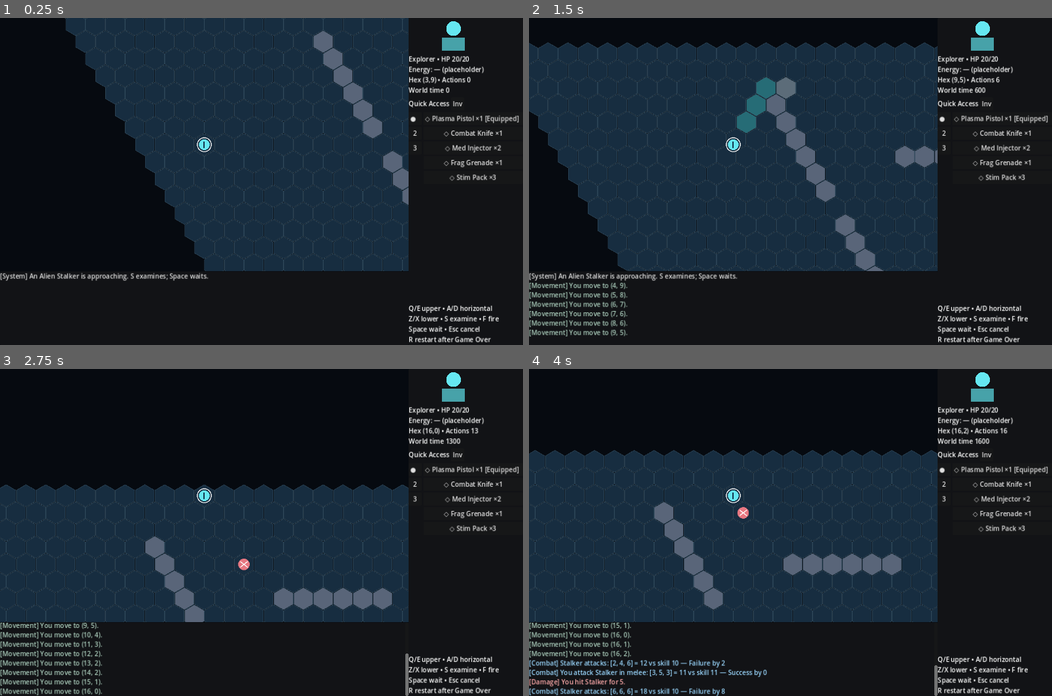
Above: before the commit, frames 1-4 (two rows, left to right).
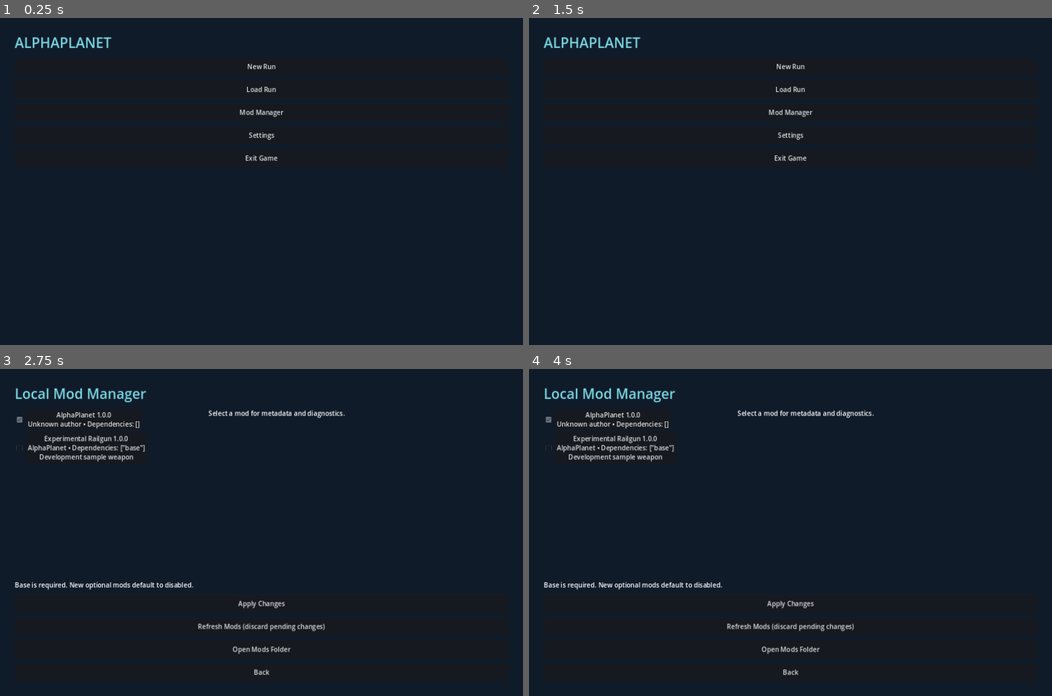
Above: after the commit, the same moments.

Repository: jcklemme/alphaplanet
Game: Godot game, scene res://scenes/menu.tscn
Same seed, same stepped clock (60 frames per second), same inputs: the game is played once before the commit and once after it. Before the commit the project starts from res://scenes/main.tscn.
Inputs (mouse positions are in pixels of both pictures, inside the frame that each line leads up to):
- Up to frame 1 (0.25 s): no input
- Up to frame 2 (1.5 s): click (790, 89) at 0.5 s, where only the run after the commit has a clickable "Load Run"; click (790, 80) at 1.25 s, where only the run after the commit has a clickable "Back"
- Up to frame 3 (2.75 s): click (261, 463) at 2 s, where only the run after the commit has a clickable "Mod Manager"
- Up to frame 4 (4 s): click (790, 604) at 2.75 s, where only the run after the commit has a clickable "Apply Changes"; click (790, 627) at 3.5 s, where only the run after the commit has a clickable "Refresh Mods (discard pending…"

The runs differ from the first frame. In frame 1, 36% of the frame differs, in the area x 0-100%, y 0-100%; in frame 2, 39%; in frame 3, 39%; in frame 4, 35%.

Commit message:
Add main menu, persistent mod manager, settings and pause navigation

Diff:
--- /dev/null
+++ b/app/mod_configuration.gd
@@ -0,0 +1,64 @@
+class_name ModConfiguration
+extends RefCounted
+var path := "user://enabled_mods.json"
+var sources: Array[String] = ["res://examples/railgun"]
+var enabled: Array[String] = []
+var discovered: Array[Dictionary] = []
+var diagnostics: Array[String] = []
+var registry: ContentRegistry
+
+func read() -> void:
+	enabled.clear()
+	if not FileAccess.file_exists(path):
+		return
+	var file = FileAccess.open(path, FileAccess.READ)
+	if file == null:
+		diagnostics.append("Cannot read mod configuration")
+		return
+	var value = JSON.parse_string(file.get_as_text())
+	if not value is Dictionary or value.get("version") != 1 or not value.get("enabled") is Array:
+		diagnostics.append("Invalid mod configuration; optional mods disabled")
+		return
+	for id in value.enabled:
+		if id is String and id != "base" and not enabled.has(id):
+			enabled.append(id)
+
+func refresh() -> void:
+	var manager = ModManager.new()
+	manager.load_content(sources)
+	discovered = manager.discovered
+	diagnostics = manager.registry.diagnostics.duplicate()
+
+func build(ids: Array[String]) -> ContentRegistry:
+	var manager = ModManager.new()
+	var result = manager.load_content(sources, true, [], ids)
+	for id in ids:
+		if not manager.load_order.has(id):
+			result.diagnostics.append("Requested mod did not load: " + id)
+	return result
+
+func apply(ids: Array[String]) -> bool:
+	var candidate = build(ids)
+	var loaded: Array = []
+	for mod in candidate.enabled:
+		loaded.append(mod.id)
+	for id in ids:
+		if not loaded.has(id):
+			diagnostics = candidate.diagnostics.duplicate()
+			return false
+	if not loaded.has("base"):
+		diagnostics = candidate.diagnostics.duplicate()
+		return false
+	var file = FileAccess.open(path + ".tmp", FileAccess.WRITE)
+	if file == null:
+		diagnostics = ["Cannot save mod configuration"]
+		return false
+	file.store_string(JSON.stringify({"version": 1, "enabled": ids}))
+	file.close()
+	if DirAccess.rename_absolute(path + ".tmp", path) != OK:
+		diagnostics = ["Cannot replace mod configuration"]
+		return false
+	enabled = ids.duplicate()
+	registry = candidate
+	diagnostics = candidate.diagnostics.duplicate()
+	return true
--- /dev/null
+++ b/app/run_manager.gd
@@ -0,0 +1,7 @@
+class_name RunManager
+extends RefCounted
+static func start(tree: SceneTree) -> Error:
+	return tree.change_scene_to_file("res://scenes/main.tscn")
+static func end(tree: SceneTree) -> Error:
+	tree.paused = false
+	return tree.change_scene_to_file("res://scenes/menu.tscn")
--- /dev/null
+++ b/app/settings_manager.gd
@@ -0,0 +1,24 @@
+class_name SettingsManager
+extends RefCounted
+var path := "user://settings.cfg"
+var volume := 0.8
+var fullscreen := false
+func load_settings() -> void:
+	var config = ConfigFile.new()
+	if config.load(path) == OK:
+		var value = config.get_value("audio", "master_volume", 0.8)
+		if value is float or value is int:
+			volume = clampf(value, 0, 1)
+		fullscreen = config.get_value("display", "fullscreen", false) == true
+	apply_runtime()
+func apply_runtime() -> void:
+	AudioServer.set_bus_volume_db(0, linear_to_db(maxf(volume, 0.0001)))
+	AudioServer.set_bus_mute(0, volume == 0)
+	if DisplayServer.get_name() != "headless":
+		DisplayServer.window_set_mode(DisplayServer.WINDOW_MODE_FULLSCREEN if fullscreen else DisplayServer.WINDOW_MODE_WINDOWED)
+func save() -> Error:
+	apply_runtime()
+	var config = ConfigFile.new()
+	config.set_value("audio", "master_volume", volume)
+	config.set_value("display", "fullscreen", fullscreen)
+	return config.save(path)
--- a/mods/mod_manager.gd
+++ b/mods/mod_manager.gd
@@ -2,6 +2,7 @@
 extends RefCounted
 ## Only fixed JSON files are read. External paths must be supplied by trusted discovery.
 var registry := ContentRegistry.new()
+var discovered: Array[Dictionary] = []
 var load_order: Array[String] = []
 
 func read_json(path: String) -> Variant:
@@ -18,9 +19,10 @@
 		return null
 	return json.data
 
-func load_content(external_directories: Array[String] = [], discover_local := true, disabled: Array[String] = []) -> ContentRegistry:
+func load_content(external_directories: Array[String] = [], discover_local := true, disabled: Array[String] = [], enabled_only: Variant = null) -> ContentRegistry:
 	registry = ContentRegistry.new()
 	load_order.clear()
+	discovered.clear()
 	var paths: Array[String] = ["res://content/base"]
 	if discover_local:
 		DirAccess.make_dir_recursive_absolute("user://mods")
@@ -47,10 +49,10 @@
 			continue
 		var manifest = read_json(path.path_join("mod.json"))
 		if not valid_manifest(manifest, pattern):
+			discovered.append({"path": path, "invalid": true, "manifest": {"id": "invalid", "name": path.get_file(), "version": "?", "dependencies": [], "description": "Invalid or unsupported manifest: " + path}})
 			registry.diagnostics.append("Invalid manifest: " + path)
 			continue
-		if manifest.id in disabled:
-			continue
+		discovered.append({"path": path, "manifest": manifest.duplicate(true)})
 		if manifest.id == "base" and path != "res://content/base":
 			registry.diagnostics.append("Reserved mod ID base: " + path)
 			continue
@@ -61,6 +63,9 @@
 			packs[manifest.id] = {"manifest": manifest, "path": path}
 	for id in duplicates:
 		packs.erase(id)
+	for id in packs.keys():
+		if id != "base" and (id in disabled or (enabled_only != null and not enabled_only.has(id))):
+			packs.erase(id)
 	while not packs.is_empty():
 		var progressed := false
 		var ids = packs.keys()
--- a/project.godot
+++ b/project.godot
@@ -2,7 +2,7 @@
 
 [application]
 config/name="AlphaPlanet — Prototype 3"
-run/main_scene="res://scenes/main.tscn"
+run/main_scene="res://scenes/menu.tscn"
 
 [display]
 window/size/viewport_width=1280
--- /dev/null
+++ b/scenes/menu.tscn
@@ -0,0 +1,10 @@
+[gd_scene load_steps=2 format=3]
+[ext_resource type="Script" path="res://ui/main_menu.gd" id="1"]
+[node name="MainMenu" type="Control"]
+layout_mode = 3
+anchors_preset = 15
+anchor_right = 1.0
+anchor_bottom = 1.0
+grow_horizontal = 2
+grow_vertical = 2
+script = ExtResource("1")
--- /dev/null
+++ b/tests/exit_test.gd
@@ -0,0 +1,8 @@
+extends SceneTree
+func _init() -> void:
+	call_deferred("run")
+func run() -> void:
+	var menu = load("res://scenes/menu.tscn").instantiate()
+	root.add_child(menu)
+	print("Invoking menu Exit Game")
+	menu.exit_game()
--- /dev/null
+++ b/tests/menu_tests.gd
@@ -0,0 +1,94 @@
+extends SceneTree
+var checks := 0
+var failures := 0
+func check(ok: bool, description: String) -> void:
+	checks += 1
+	if not ok:
+		failures += 1
+		push_error(description)
+func _init() -> void:
+	call_deferred("run")
+func fixture(id: String, dependencies: Array) -> String:
+	var path = "user://menu_mod_tests/" + id
+	DirAccess.make_dir_recursive_absolute(path)
+	var file = FileAccess.open(path + "/mod.json", FileAccess.WRITE)
+	file.store_string(JSON.stringify({"id": id, "name": id, "version": "1", "api_version": 1, "dependencies": dependencies}))
+	file.close()
+	file = FileAccess.open(path + "/content.json", FileAccess.WRITE)
+	file.store_string(JSON.stringify({"schema_version": 1, "definitions": []}))
+	return path
+func run() -> void:
+	check(ProjectSettings.get_setting("application/run/main_scene") == "res://scenes/menu.tscn", "Startup scene")
+	var configuration = ModConfiguration.new()
+	configuration.path = "user://test_enabled_mods.json"
+	configuration.refresh()
+	check(configuration.discovered.any(func(entry): return entry.manifest.id == "example_railgun"), "Railgun discovered through loader")
+	check(configuration.enabled.is_empty(), "Optional mods default disabled")
+	check(configuration.apply(["example_railgun"]), "Enable applies")
+	var reopened = ModConfiguration.new()
+	reopened.path = configuration.path
+	reopened.read()
+	check(reopened.enabled == ["example_railgun"], "Enable persists")
+	check(reopened.build(reopened.enabled).contains("example_railgun:weapon"), "Enabled registry contains railgun")
+	check(not reopened.apply(["missing_mod"]), "Missing mod configuration rejected")
+	check(reopened.enabled == ["example_railgun"], "Failed apply preserves saved selection")
+	check(reopened.apply([]) and not reopened.registry.contains("example_railgun:weapon") and reopened.registry.contains("base:pistol_weapon"), "Disable preserves base")
+	var dependent = fixture("dependent", ["required"])
+	var required = fixture("required", ["base"])
+	reopened.sources.assign([dependent, required])
+	check(not reopened.apply(["dependent"]), "Cannot enable unsatisfied dependent")
+	check(reopened.apply(["dependent", "required"]), "Dependency combination applies")
+	check(not reopened.apply(["dependent"]), "Cannot disable required dependency")
+	reopened.sources.assign([fixture("cycle_a", ["cycle_b"]), fixture("cycle_b", ["cycle_a"])])
+	check(not reopened.apply(["cycle_a", "cycle_b"]), "Cycle rejected")
+	var settings = SettingsManager.new()
+	settings.path = "user://test_settings.cfg"
+	settings.volume = 0.32
+	settings.fullscreen = false
+	check(settings.save() == OK, "Settings save")
+	var next = SettingsManager.new()
+	next.path = settings.path
+	next.load_settings()
+	check(is_equal_approx(next.volume, 0.32) and not next.fullscreen, "Settings persist")
+	var menu = load("res://scenes/menu.tscn").instantiate()
+	root.add_child(menu)
+	current_scene = menu
+	check(menu.page == "home" and menu.column.get_child_count() == 6, "Five home buttons")
+	menu.show_load()
+	check(menu.page == "load", "Load placeholder opens")
+	menu.show_home()
+	menu.show_settings()
+	check(menu.page == "settings", "Settings opens")
+	menu.show_home()
+	check(menu.page == "home", "Back closes settings")
+	menu.show_mods()
+	menu.show_details({"id": "example_railgun", "name": "Experimental Railgun", "version": "1.0.0", "author": "AlphaPlanet", "dependencies": ["base"]})
+	check(menu.details.text.contains("AlphaPlanet") and menu.details.text.contains("base"), "Mod metadata displayed")
+	RunManager.start(self)
+	await process_frame
+	await process_frame
+	var game = current_scene
+	check(game.player.health == 20 and game.scheduler.world_time == 0, "New run fresh state")
+	var event = InputEventKey.new()
+	event.physical_keycode = KEY_ESCAPE
+	event.pressed = true
+	game.route.assign([game.player.hex + Vector2i(1,0)])
+	game._unhandled_input(event)
+	check(game.route.is_empty() and not paused, "Escape cancels route first")
+	game._unhandled_input(event)
+	check(paused and game.pause_menu.visible, "Escape pauses")
+	var before: Vector2i = game.player.hex
+	var move = InputEventKey.new()
+	move.physical_keycode = KEY_D
+	move.pressed = true
+	game._unhandled_input(move)
+	check(game.player.hex == before, "Pause blocks input")
+	game.pause_menu._input(event)
+	check(not paused, "Escape resumes")
+	RunManager.end(self)
+	await process_frame
+	await process_frame
+	check(current_scene.page == "home", "Return to main menu")
+	print("Menu checks: %d; failures: %d" % [checks, failures])
+	current_scene.free()
+	quit(0 if failures == 0 else 1)
--- /dev/null
+++ b/ui/main_menu.gd
@@ -0,0 +1,135 @@
+extends Control
+var settings := SettingsManager.new()
+var configuration := ModConfiguration.new()
+var column: VBoxContainer
+var page := ""
+var desired: Array[String] = []
+var details: Label
+var status: Label
+var list: VBoxContainer
+
+func _ready() -> void:
+	set_anchors_and_offsets_preset(Control.PRESET_FULL_RECT)
+	settings.load_settings()
+	configuration.read()
+	var background = ColorRect.new()
+	background.color = Color("101b29")
+	background.set_anchors_and_offsets_preset(Control.PRESET_FULL_RECT)
+	add_child(background)
+	var margin = MarginContainer.new()
+	margin.set_anchors_and_offsets_preset(Control.PRESET_FULL_RECT)
+	for side in ["left", "right", "top", "bottom"]:
+		margin.add_theme_constant_override("margin_" + side, 36)
+	add_child(margin)
+	column = VBoxContainer.new()
+	column.add_theme_constant_override("separation", 12)
+	margin.add_child(column)
+	show_home()
+func clear(title: String) -> void:
+	for child in column.get_children():
+		column.remove_child(child)
+		child.queue_free()
+	var heading = Label.new()
+	heading.text = title
+	heading.add_theme_font_size_override("font_size", 34)
+	heading.add_theme_color_override("font_color", Color("79d7e3"))
+	column.add_child(heading)
+func button(parent: Node, text: String, action: Callable) -> Button:
+	var control = Button.new()
+	control.text = text
+	control.custom_minimum_size.y = 44
+	control.pressed.connect(action)
+	parent.add_child(control)
+	return control
+func label(parent: Node, text: String) -> Label:
+	var result = Label.new()
+	result.text = text
+	result.autowrap_mode = TextServer.AUTOWRAP_WORD_SMART
+	parent.add_child(result)
+	return result
+func show_home() -> void:
+	page = "home"
+	clear("ALPHAPLANET")
+	button(column, "New Run", func(): RunManager.start(get_tree()))
+	button(column, "Load Run", show_load)
+	button(column, "Mod Manager", show_mods)
+	button(column, "Settings", show_settings)
+	button(column, "Exit Game", exit_game)
+func exit_game() -> void:
+	get_tree().quit()
+func show_load() -> void:
+	page = "load"
+	clear("Load Run")
+	label(column, "Run saving and loading is not yet implemented.")
+	button(column, "Back", show_home)
+func show_settings() -> void:
+	page = "settings"
+	clear("Settings")
+	label(column, "Master volume")
+	var slider = HSlider.new()
+	slider.min_value = 0
+	slider.max_value = 1
+	slider.step = 0.01
+	slider.value = settings.volume
+	column.add_child(slider)
+	var toggle = CheckButton.new()
+	toggle.text = "Fullscreen"
+	toggle.button_pressed = settings.fullscreen
+	column.add_child(toggle)
+	var feedback = label(column, "Changes save immediately.")
+	slider.value_changed.connect(func(value): settings.volume = value; feedback.text = "Saved" if settings.save() == OK else "Could not save settings")
+	toggle.toggled.connect(func(value): settings.fullscreen = value; feedback.text = "Saved" if settings.save() == OK else "Could not save settings")
+	button(column, "Back", show_home)
+func show_mods() -> void:
+	page = "mods"
+	configuration.refresh()
+	desired = configuration.enabled.duplicate()
+	clear("Local Mod Manager")
+	var row = HBoxContainer.new()
+	row.size_flags_vertical = Control.SIZE_EXPAND_FILL
+	column.add_child(row)
+	var scroll = ScrollContainer.new()
+	scroll.custom_minimum_size.x = 470
+	row.add_child(scroll)
+	list = VBoxContainer.new()
+	list.size_flags_horizontal = Control.SIZE_EXPAND_FILL
+	scroll.add_child(list)
+	var info_scroll = ScrollContainer.new()
+	info_scroll.size_flags_horizontal = Control.SIZE_EXPAND_FILL
+	row.add_child(info_scroll)
+	details = label(info_scroll, "Select a mod for metadata and diagnostics.")
+	details.custom_minimum_size.x = 550
+	for entry in configuration.discovered:
+		var manifest = entry.manifest
+		var item = HBoxContainer.new()
+		list.add_child(item)
+		var toggle = CheckBox.new()
+		toggle.button_pressed = manifest.id == "base" or desired.has(manifest.id)
+		toggle.disabled = manifest.id == "base" or entry.get("invalid", false)
+		item.add_child(toggle)
+		toggle.toggled.connect(func(value):
+			if value and not desired.has(manifest.id): desired.append(manifest.id)
+			elif not value: desired.erase(manifest.id)
+			status.text = "Pending changes. Apply validates dependencies before saving.")
+		button(item, manifest.name + " " + manifest.version + (" [ERROR]" if entry.get("invalid", false) else "") + "\n" + manifest.get("author", "Unknown author") + " • Dependencies: " + str(manifest.dependencies) + "\n" + manifest.get("description", ""), func(): show_details(manifest))
+	status = label(column, "\n".join(configuration.diagnostics) if not configuration.diagnostics.is_empty() else "Base is required. New optional mods default to disabled.")
+	button(column, "Apply Changes", apply_mods)
+	button(column, "Refresh Mods (discard pending changes)", show_mods)
+	button(column, "Open Mods Folder", open_folder)
+	button(column, "Back", show_home)
+func show_details(manifest: Dictionary) -> void:
+	var trial = configuration.build(desired)
+	var active := false
+	for entry in trial.enabled:
+		if entry.id == manifest.id: active = true
+	details.text = "%s\nID: %s\nVersion: %s\nAuthor: %s\n%s\nDependencies: %s\nDesired: %s\nValidation: %s\n%s" % [manifest.name, manifest.id, manifest.version, manifest.get("author", "—"), manifest.get("description", ""), str(manifest.dependencies), "enabled" if manifest.id == "base" or desired.has(manifest.id) else "disabled", "loaded" if active else "disabled or failed", "\n".join(configuration.diagnostics + trial.diagnostics)]
+func apply_mods() -> void:
+	if configuration.apply(desired):
+		status.text = "Applied and saved. The next New Run uses this configuration." + ("\n" + "\n".join(configuration.diagnostics) if not configuration.diagnostics.is_empty() else "")
+	else:
+		status.text = "Not applied. Resolve dependencies/errors:\n" + "\n".join(configuration.diagnostics)
+func open_folder() -> void:
+	var error = DirAccess.make_dir_recursive_absolute("user://mods")
+	if error == OK:
+		error = OS.shell_open(ProjectSettings.globalize_path("user://mods"))
+	status.text = "Mods folder opened." if error == OK else "Could not open folder: " + ProjectSettings.globalize_path("user://mods")
--- /dev/null
+++ b/ui/pause_menu.gd
@@ -0,0 +1,36 @@
+class_name PauseMenu
+extends CanvasLayer
+signal resumed
+var panel: PanelContainer
+func _ready() -> void:
+	layer = 20
+	process_mode = Node.PROCESS_MODE_ALWAYS
+	panel = PanelContainer.new()
+	panel.position = Vector2(340, 240)
+	panel.size = Vector2(600, 260)
+	add_child(panel)
+	var column = VBoxContainer.new()
+	panel.add_child(column)
+	var title = Label.new()
+	title.text = "PAUSED\nReturning to Main Menu discards this run. No run save exists."
+	column.add_child(title)
+	var resume = Button.new()
+	resume.text = "Resume"
+	resume.pressed.connect(close)
+	column.add_child(resume)
+	var leave = Button.new()
+	leave.text = "Discard Run and Return to Main Menu"
+	leave.pressed.connect(func(): RunManager.end(get_tree()))
+	column.add_child(leave)
+	hide()
+func open() -> void:
+	show()
+	get_tree().paused = true
+func close() -> void:
+	get_tree().paused = false
+	hide()
+	resumed.emit()
+func _input(event: InputEvent) -> void:
+	if visible and event.is_action_pressed("cancel_route") and not event.is_echo():
+		close()
+		get_viewport().set_input_as_handled()
--- a/world/game.gd
+++ b/world/game.gd
@@ -1,5 +1,6 @@
 extends Node2D
 var mods := ModManager.new()
+var pause_menu := PauseMenu.new()
 var content: ContentRegistry
 var hooks := GameplayEvents.new()
 var grid := HexGrid.new()
@@ -21,7 +22,10 @@
 var has_inspection := false
 
 func _ready() -> void:
-	content = mods.load_content()
+	var configuration = ModConfiguration.new()
+	configuration.read()
+	content = configuration.build(configuration.enabled)
+	add_child(pause_menu)
 	if not content.contains("base:stalker") or not content.contains("base:pistol_weapon"):
 		push_error("Required base content unavailable: " + str(content.diagnostics))
 		set_process(false)
@@ -141,9 +145,17 @@
 		hud.show_inspection(HexInspection.describe(grid, inspected_hex))
 
 func _unhandled_input(event: InputEvent) -> void:
+	if get_tree().paused:
+		return
 	if hud.modal_active:
 		return
 	if event is InputEventKey and event.echo:
+		return
+	if event.is_action_pressed("cancel_route"):
+		if not route.is_empty():
+			route.clear()
+		else:
+			pause_menu.open()
 		return
 	if game_over:
 		if event.is_action_pressed("restart"):
@@ -154,9 +166,7 @@
 			route.clear() # Also cancel during an already committed animated step.
 			attempt_step(player.hex + HexControls.MOVES[action])
 			return
-	if event.is_action_pressed("cancel_route"):
-		route.clear()
-	elif event.is_action_pressed("wait_turn"):
+	if event.is_action_pressed("wait_turn"):
 		route.clear()
 		if not player.moving and not shot_busy:
 			log_event("You wait.")
Not shown, added: app/mod_configuration.gd.uid
Not shown, added: app/run_manager.gd.uid
Not shown, added: app/settings_manager.gd.uid
Not shown, added: tests/exit_test.gd.uid
Not shown, added: tests/menu_tests.gd.uid
Not shown, added: ui/main_menu.gd.uid
Not shown, added: ui/pause_menu.gd.uid
Not shown, changed: MODDING.md
